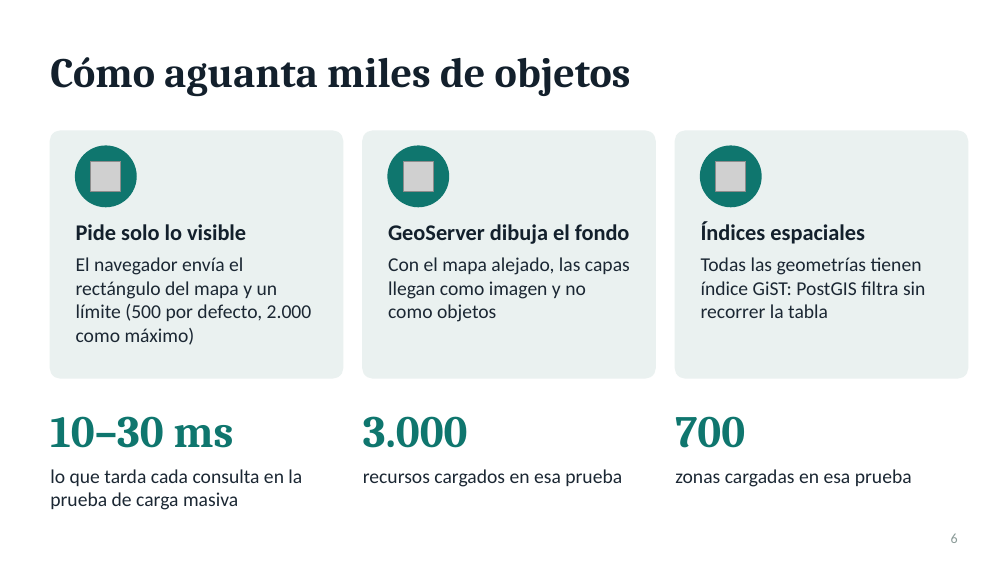
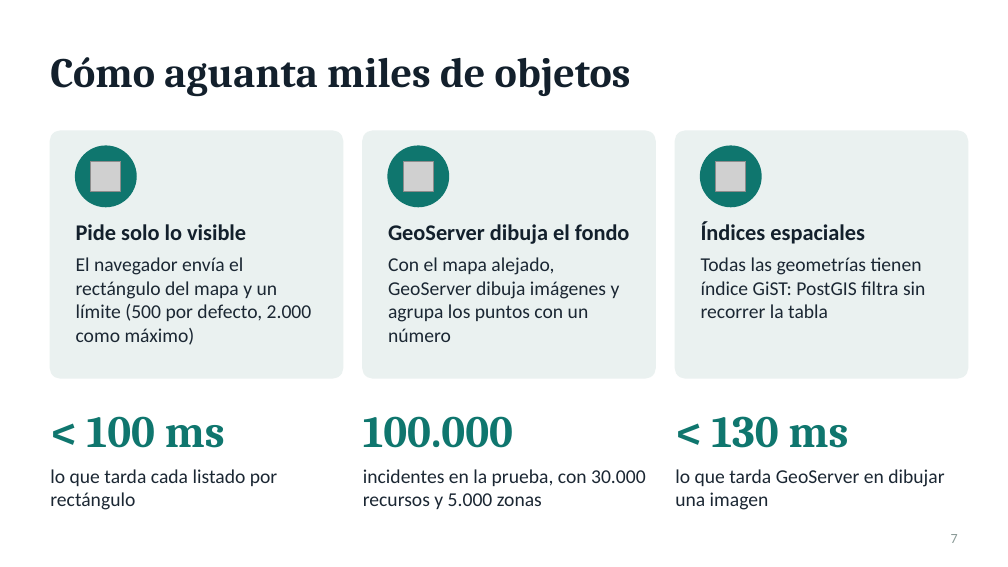
Before and after one commit to Facu185/geotravel, a slide deck: slide 7 of docs/defensa/UrbanSafe_defensa.pptx (slide 6 before the commit). Drawn at 1008x567 pixels with LibreOffice and Linux fonts; fonts in the diff are those of the drawing; grey boxes stand for pictures. Boxes give left, top, right and bottom in pixels: in the first picture for what was removed or moved away, otherwise in the second. Text is boxed around its words. In the diff, an @@ line names an element or a change of style, - is before the commit and + after.

```diff
--- a/docs/defensa/UrbanSafe_defensa.pptx
+++ b/docs/defensa/UrbanSafe_defensa.pptx
@@ text at bbox=[388, 257, 620, 342]: text changed @@
-Con el mapa alejado, las capas llegan como imagen y no como objetos
+Con el mapa alejado, GeoServer dibuja imágenes y agrupa los puntos con un número
@@ text at bbox=[87, 416, 225, 448]: text changed @@
-10–30 ms
+< 100 ms
@@ text at bbox=[363, 416, 513, 448]: text changed @@
-3.000
+100.000
@@ text at bbox=[712, 416, 849, 448]: text changed @@
-700
+< 130 ms
@@ text at bbox=[50, 469, 277, 510]: text changed @@
-lo que tarda cada consulta en la prueba de carga masiva
+lo que tarda cada listado por rectángulo
@@ text at bbox=[363, 469, 646, 509]: text changed @@
-recursos cargados en esa prueba
+incidentes en la prueba, con 30.000 recursos y 5.000 zonas
@@ text at bbox=[675, 469, 944, 510]: text changed @@
-zonas cargadas en esa prueba
+lo que tarda GeoServer en dibujar una imagen
@@ page number at bbox=[951, 534, 958, 543]: text changed @@
-6
+7
```
Also in this commit, not shown: 8 other slides changed, 2 slides added.
